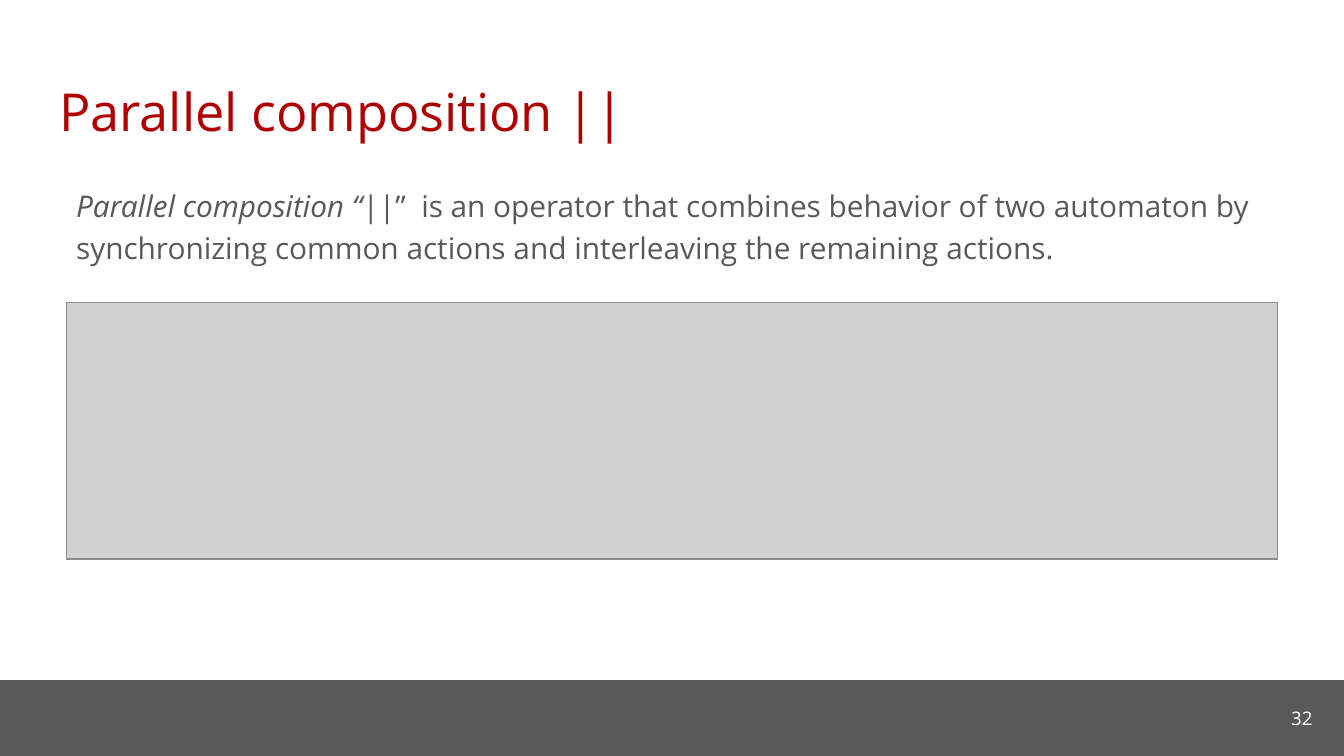
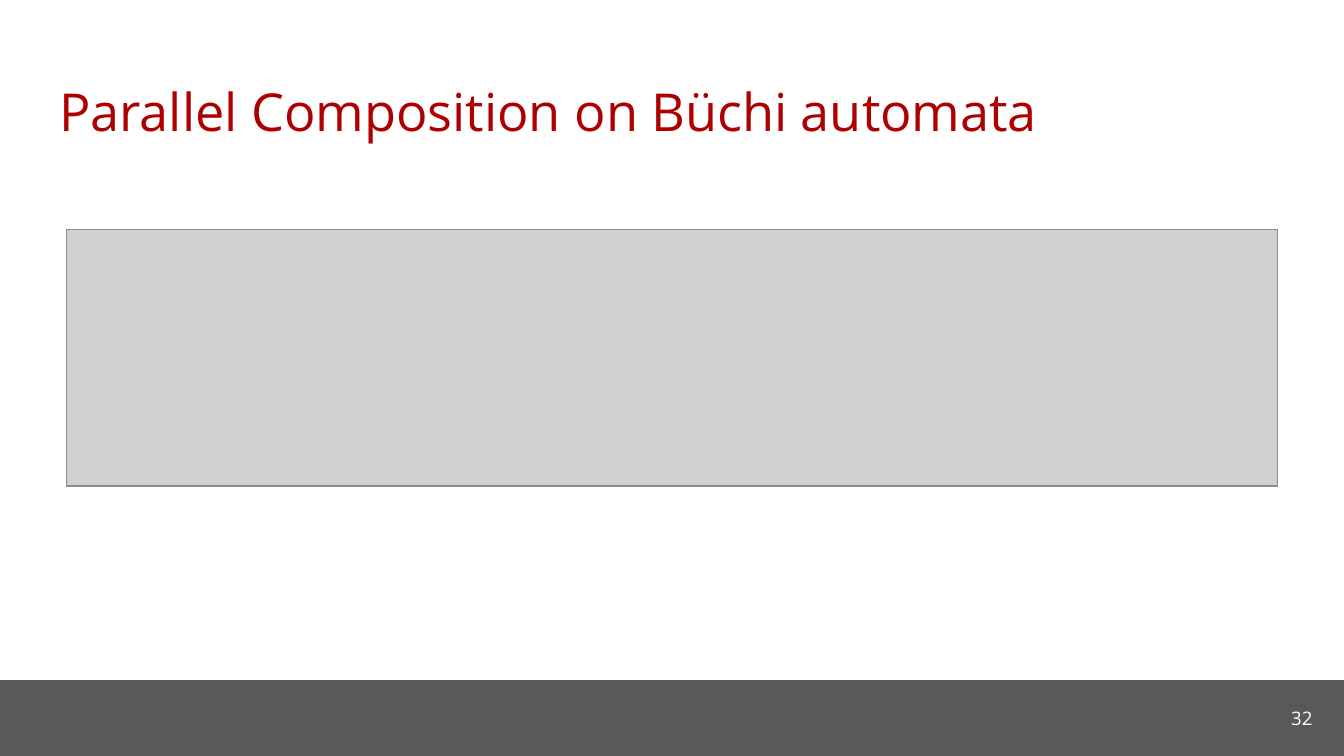
Before and after one commit to cmu-soda/Robustness, a slide deck: slide 32 of Robustness.pptx. Drawn at 1344x756 pixels with LibreOffice and Linux fonts; fonts in the diff are those of the drawing; grey boxes stand for pictures; background and template pictures are left out. Boxes give left, top, right and bottom in pixels: in the first picture for what was removed or moved away, otherwise in the second. Text is boxed around its words. In the diff, an @@ line names an element or a change of style, - is before the commit and + after.

```diff
--- a/Robustness.pptx
+++ b/Robustness.pptx
@@ title at box(59, 91, 1037, 144): text changed @@
-Parallel composition ||
+Parallel Composition on Büchi automata
@@ text removed at box(76, 194, 1249, 266) @@
-Parallel composition “||” is an operator that combines behavior of two automaton by synchronizing common actions and interleaving the remaining actions.
@@ picture: place and size @@
-picture at box(66, 302, 1277, 559)
+picture at box(66, 230, 1277, 487)
```
Also in this commit, not shown: 19 other slides changed, 3 slides added, 3 slides removed.
